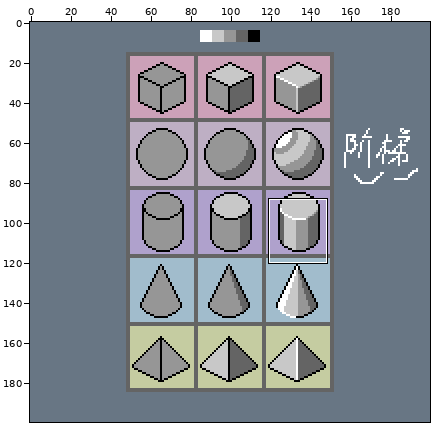
File history of a pixel-art file, Pixel/3d-objects.aseprite. The first picture is a wide view before the edit; the outline marks the close-up.
Close-up. The starting point:
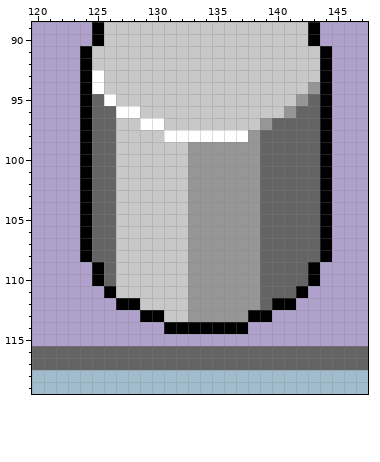
200x200 pixels, 1 frame. Shown: x 120..147, y 89..119.
New version:
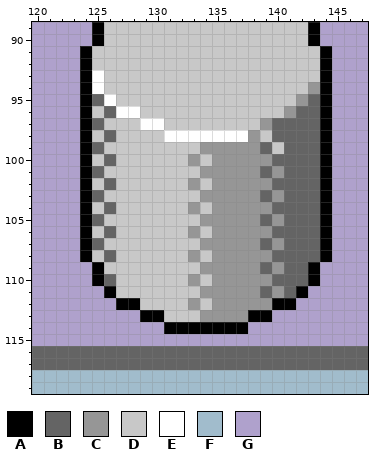
Palette (. is transparent): A #000000  B #646464  C #969696  D #c8c8c8  E #ffffff  F #a1bccc  G #afa1cc
Edits made:
Changed rows in their new state; - is an unchanged pixel.
first column x 125:
 96 D---------------
 97 -D--------------
 98 D-------------D-
 99 -D------D------D
100 D--------D----C-
101 -D------D------C
102 D--------D----C-
103 -D------D------C
104 D--------D----C-
105 -D------D------C
106 D--------D----C-
107 -D------D------C
108 D--------D----C-
109 -D------D------C
110 ---------D----C-
111 --------D------C
112 ---------D----C-
113 --------D-------
Where, in picture pixels (left, top, right, bottom), the same in both close-ups:
changed: (92, 106, 116, 274)
changed: (260, 130, 284, 310)
changed: (188, 142, 212, 322)
